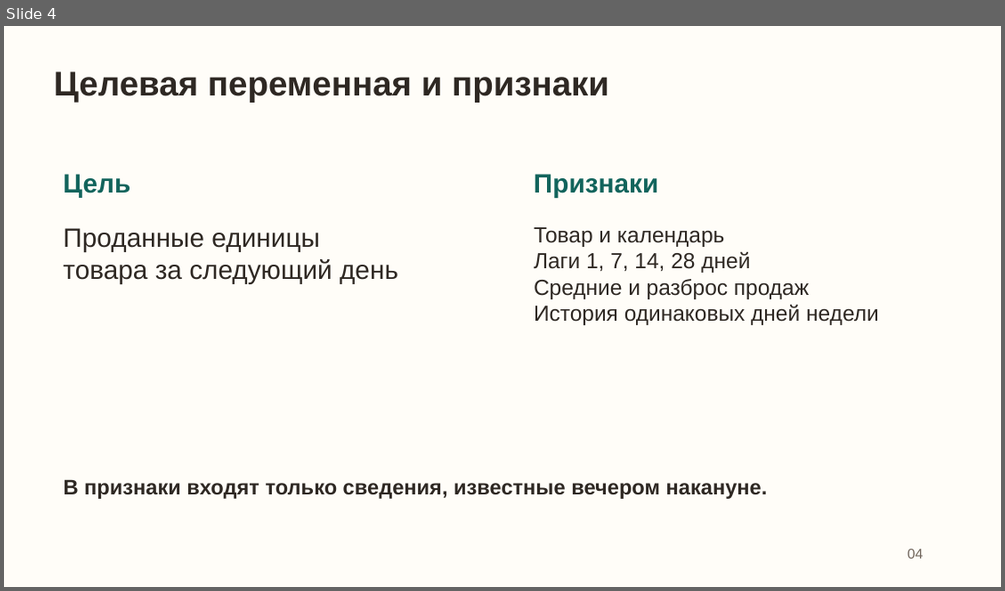
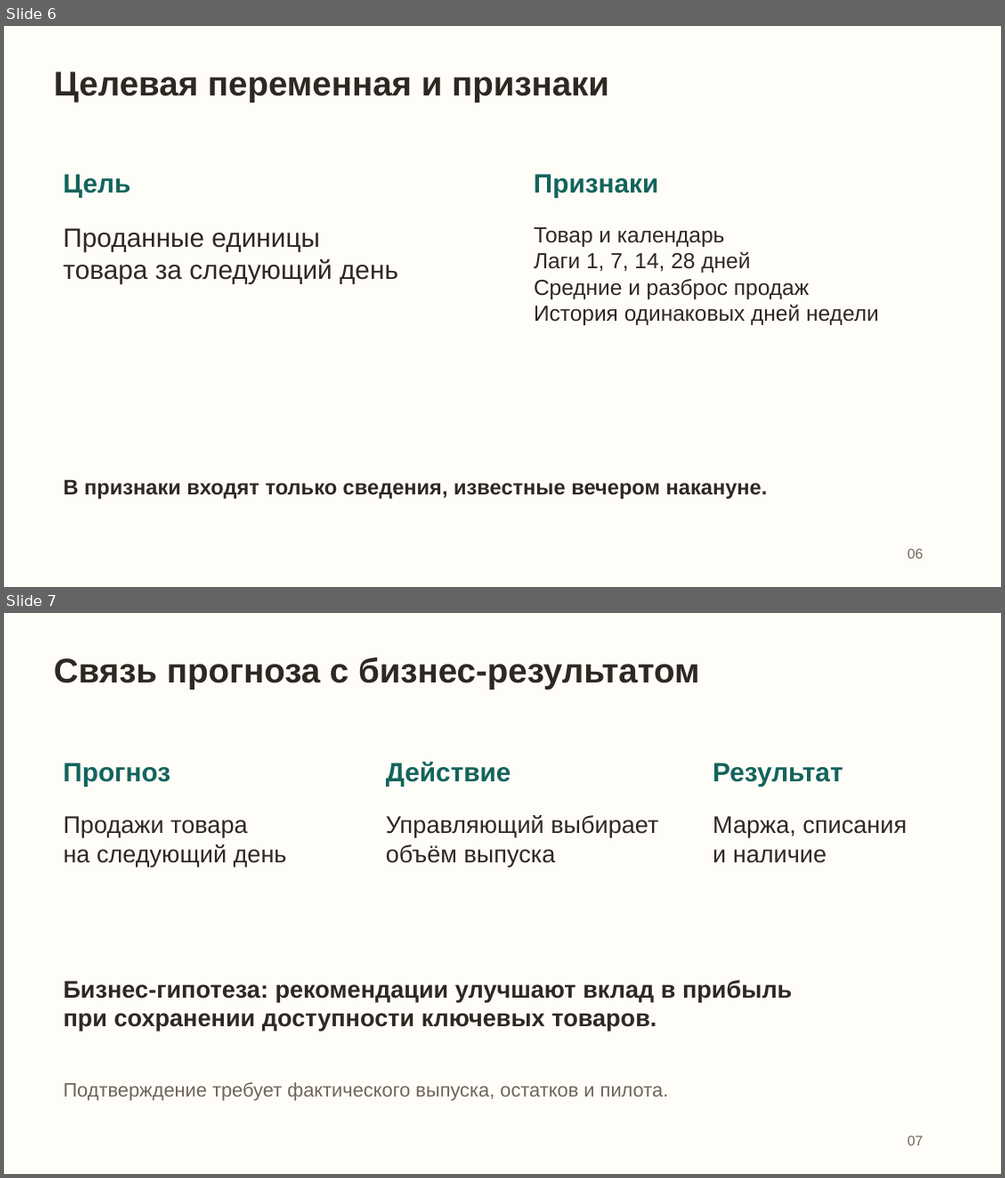
Before and after one commit to geoink/Ymnaia_Pekarna, a slide deck: docs/presentation.pptx. Shown one above the other, each under a label of ours: slide 4 before the commit, slides 6 and 7 after it. The pictures are 1005x591 and 1005x1178 pixels, drawn with LibreOffice and Linux fonts; fonts in the diff are those of the drawing. Boxes give left, top, right and bottom in pixels: in the first picture for what was removed or moved away, otherwise in the second. Text is boxed around its words. In the diff, an @@ line names an element or a change of style, - is before the commit and + after.

```diff
--- a/docs/presentation.pptx
+++ b/docs/presentation.pptx
@@ slide 7 added at box(4, 613, 1001, 1174), background #FFFDF8 @@
@@ text added at box(54, 657, 700, 690), 33 pt, text #2E2823, bold @@
+Связь прогноза с бизнес-результатом
@@ text added at box(63, 763, 170, 787), 25.5 pt, text #12645C, bold @@
+Прогноз
@@ text added at box(386, 762, 511, 787), 25.5 pt, text #12645C, bold @@
+Действие
@@ text added at box(712, 763, 842, 787), 25.5 pt, text #12645C, bold @@
+Результат
@@ text added at box(64, 816, 287, 867), 23.2 pt, text #2E2823 @@
+Продажи товара
+на следующий день
@@ text added at box(386, 815, 658, 867), 23.2 pt, text #2E2823 @@
+Управляющий выбирает
+объём выпуска
@@ text added at box(712, 816, 906, 863), 23.2 pt, text #2E2823 @@
+Маржа, списания
+и наличие
@@ text added at box(64, 980, 792, 1030), 23.2 pt, text #2E2823, bold @@
+Бизнес-гипотеза: рекомендации улучшают вклад в прибыль
+при сохранении доступности ключевых товаров.
@@ text added at box(64, 1082, 669, 1101), 18.8 pt, text #6F645B @@
+Подтверждение требует фактического выпуска, остатков и пилота.
@@ text added at box(907, 1135, 922, 1145), 13.5 pt, text #6F645B @@
+07
@@ what was slide 4 is now slide 6 @@
@@ slide 6 changed as well @@
@@ text at box(907, 548, 922, 558): text changed @@
-04
+06
```
Also in this commit, not shown: 9 other slides changed, 8 other slides added, 16 other files.
